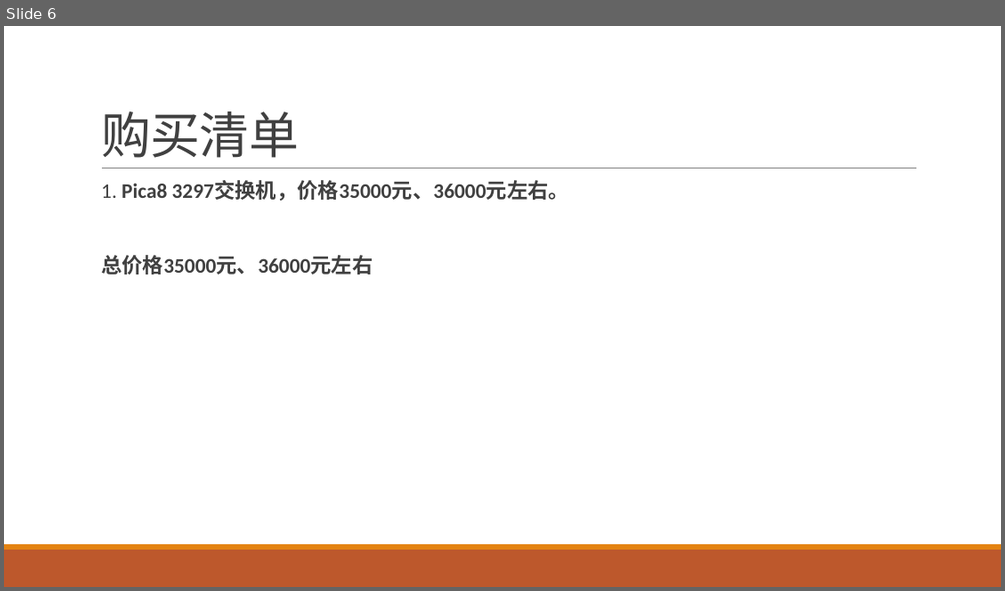
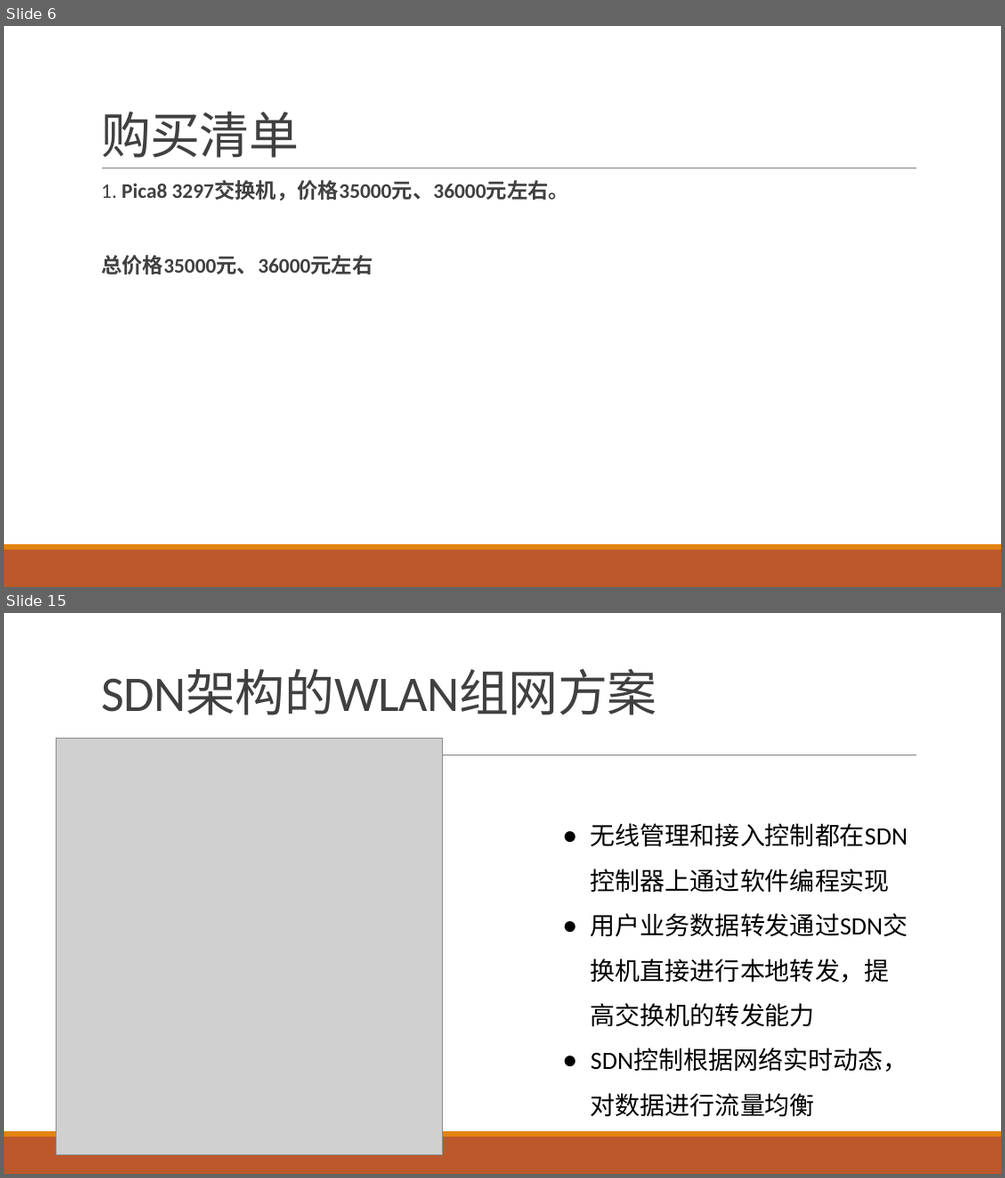
Before and after one commit to gittry1/gittry1.github.io, a slide deck: sysdjsdn/sysdjsdn.pptx. Shown one above the other, each under a label of ours: slide 6 before the commit, slides 6 and 15 after it; the slides between them are not shown. The pictures are 1005x591 and 1005x1178 pixels, drawn with LibreOffice and Linux fonts; fonts in the diff are those of the drawing; grey boxes stand for pictures. Boxes give left, top, right and bottom in pixels: in the first picture for what was removed or moved away, otherwise in the second. Text is boxed around its words. In the diff, an @@ line names an element or a change of style, - is before the commit and + after.

```diff
--- a/sysdjsdn/sysdjsdn.pptx
+++ b/sysdjsdn/sysdjsdn.pptx
@@ slide 15 added at box(4, 613, 1001, 1174), background #FFFFFF; not listed: 3 template elements that a slide beside it also shows @@
@@ title added at box(101, 669, 656, 715), 48 pt, text #404040 @@
+SDN架构的WLAN组网方案
@@ picture added at box(56, 738, 442, 1154) @@
@@ text added at box(591, 823, 907, 1117), 24 pt, text #000000 @@
+● 无线管理和接入控制都在SDN控制器上通过软件编程实现
+● 用户业务数据转发通过SDN交换机直接进行本地转发，提高交换机的转发能力
+● SDN控制根据网络实时动态，对数据进行流量均衡
```
Also in this commit, not shown: 2 slides changed, 30 other slides added, 1 other file.
